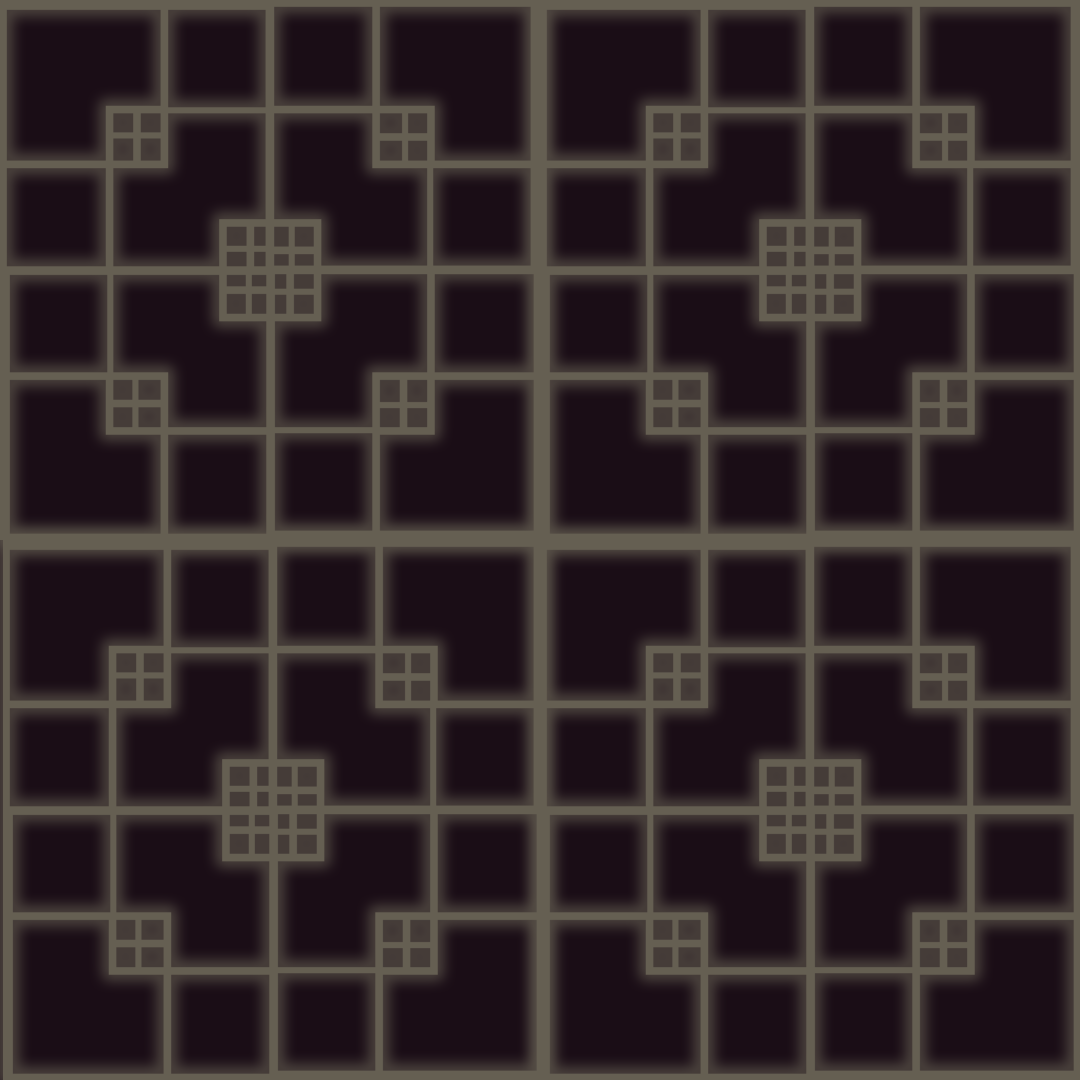
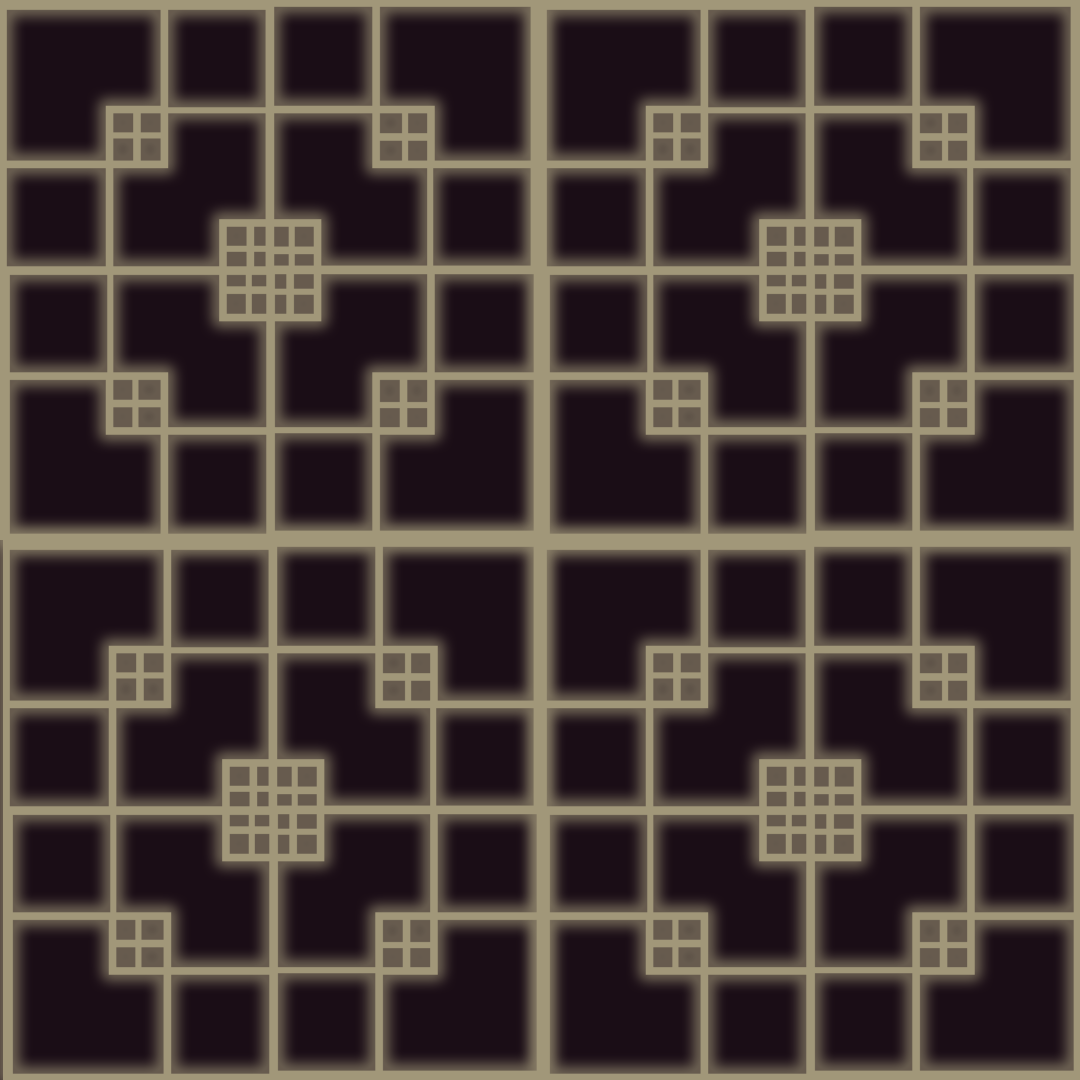
Revision of a layered (1080, 1080) image; what changed, layer by layer:
added layer "Fond 1 copie" above "Fond 1" over [0,0,1080,1080]
hid "Fond 1" over [0,0,1080,1080]
